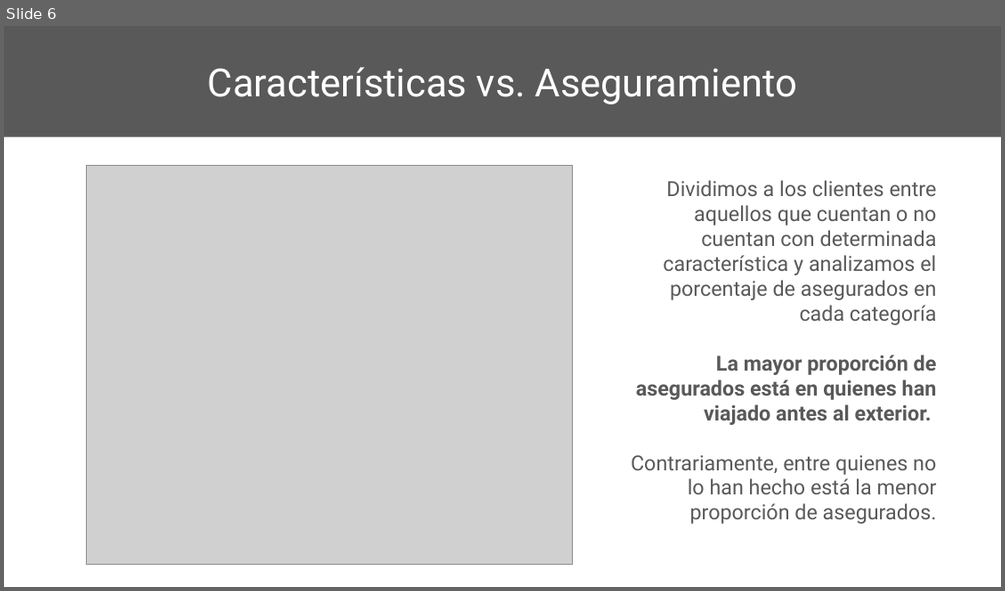
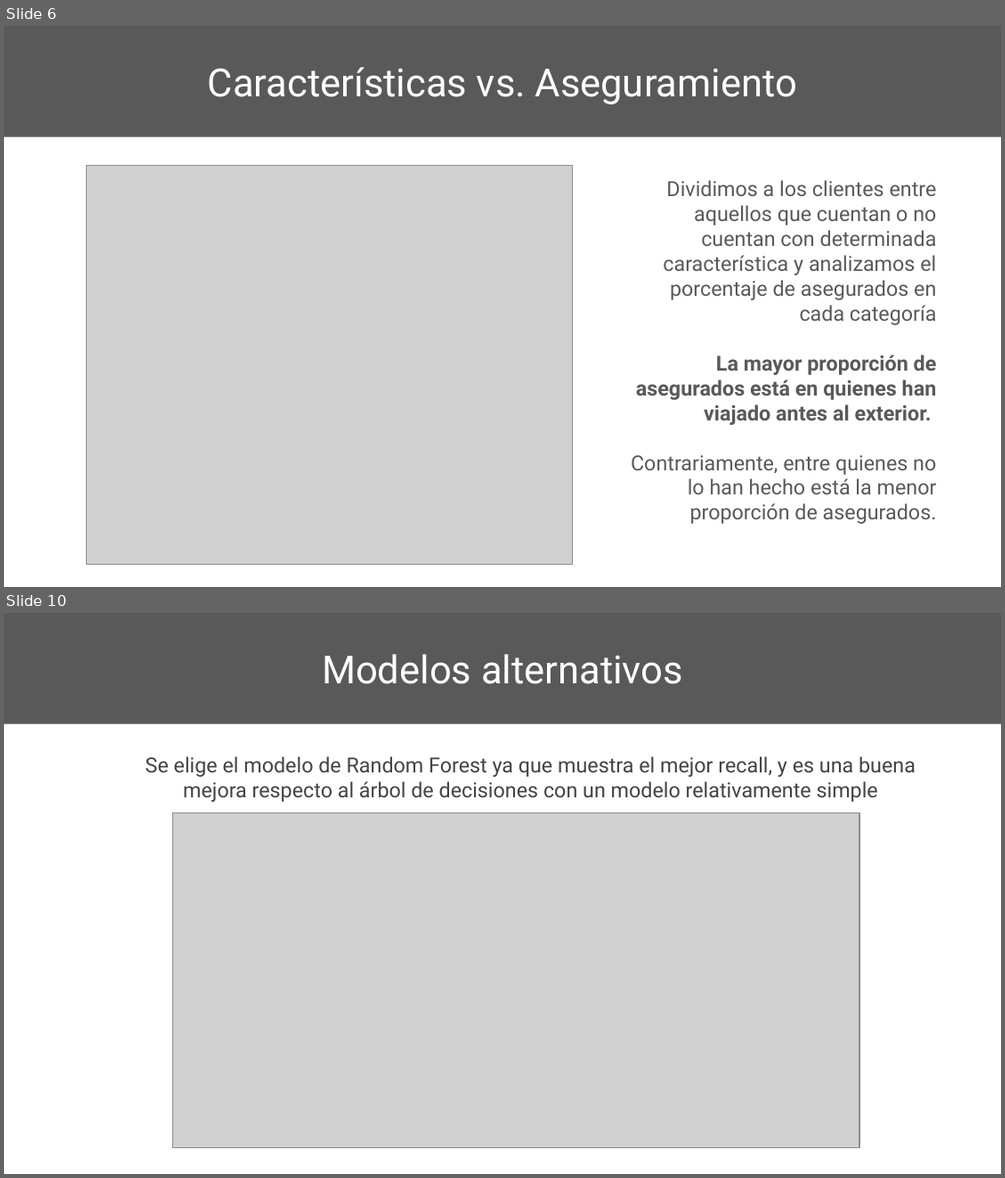
Before and after one commit to LeandroHornos/Travel-Insurance, a slide deck: Travel Insurance - Leandro Hornos.pptx. Shown one above the other, each under a label of ours: slide 6 before the commit, slides 6 and 10 after it; the slides between them are not shown. The pictures are 1005x591 and 1005x1178 pixels, drawn with LibreOffice and Linux fonts; fonts in the diff are those of the drawing; grey boxes stand for pictures. Boxes give left, top, right and bottom in pixels: in the first picture for what was removed or moved away, otherwise in the second. Text is boxed around its words. In the diff, an @@ line names an element or a change of style, - is before the commit and + after.

```diff
--- a/Travel Insurance - Leandro Hornos.pptx
+++ b/Travel Insurance - Leandro Hornos.pptx
@@ slide 10 added at [4,613,1001,1174], background #FFFFFF @@
@@ title added at [4,613,1001,723], fill #595959, 28 pt, text #FFFFFF @@
+Modelos alternativos
@@ text added at [146,756,915,802], 15 pt, text #434343 @@
+Se elige el modelo de Random Forest ya que muestra el mejor recall, y es una buena mejora respecto al árbol de decisiones con un modelo relativamente simple
@@ picture added at [172,812,859,1147] @@
```
Also in this commit, not shown: 2 slides changed, 7 other slides added, 1 slide removed, 2 other files.
